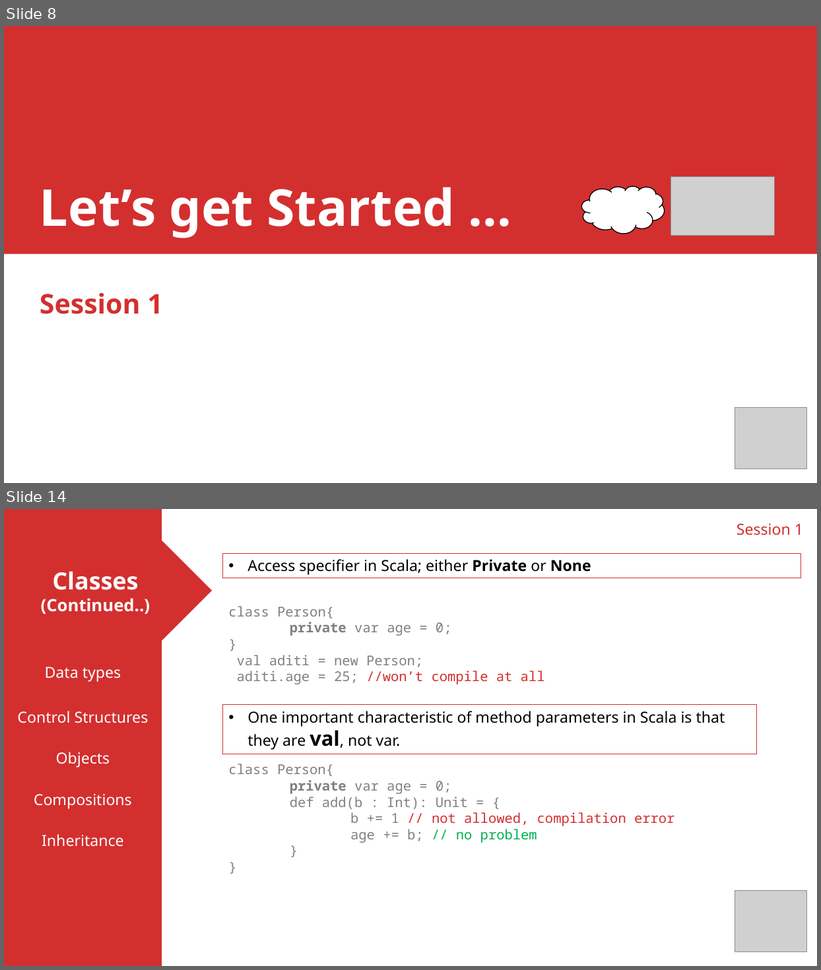
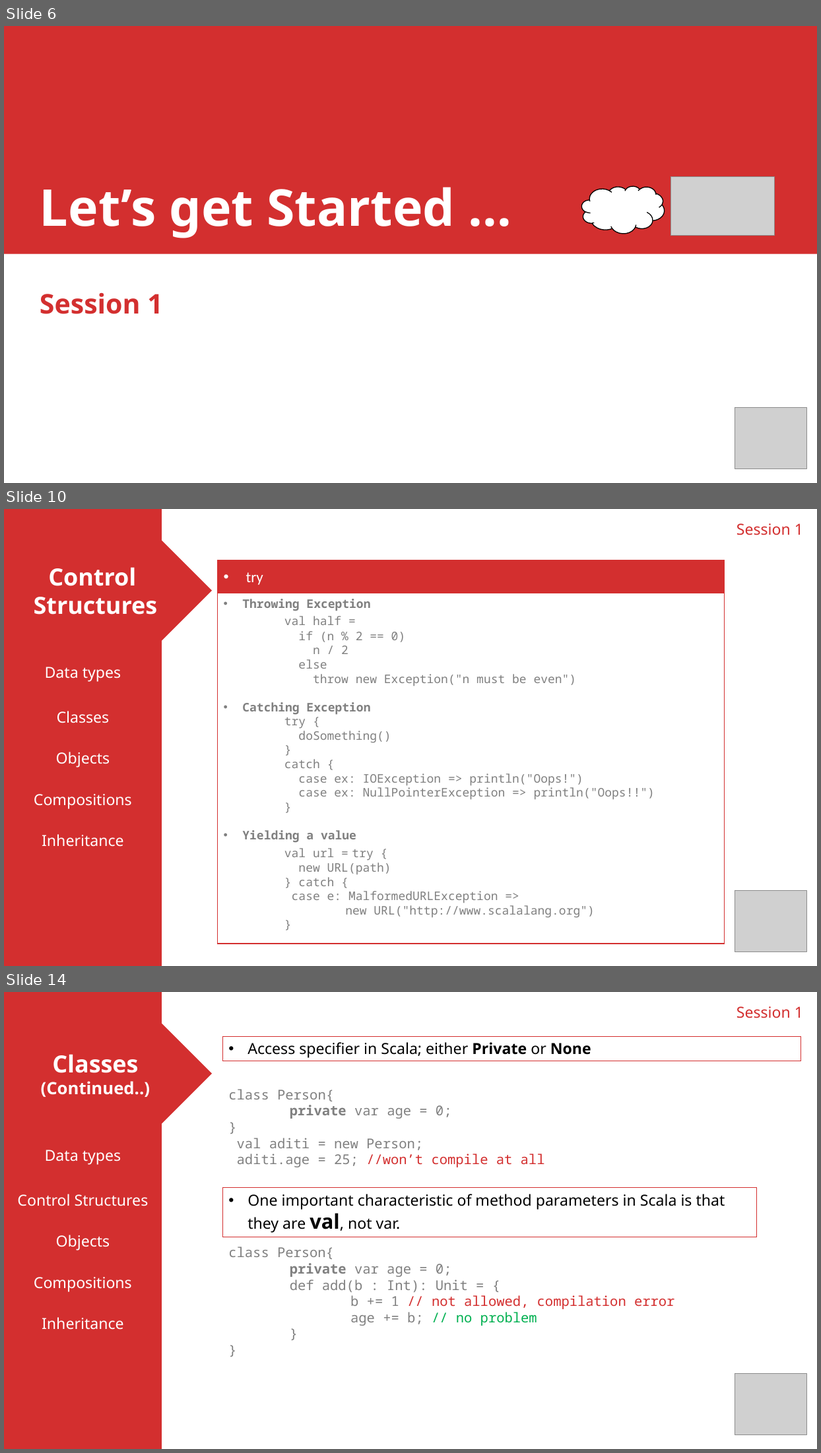
Before and after one commit to ShubhamWanne-zz/Scala-Read-Guide, a slide deck: Presentation1.pptx. Shown one above the other, each under a label of ours: slides 8 and 14 before the commit, slides 6, 10 and 14 after it; the slides between them are not shown. The pictures are 821x970 and 821x1453 pixels, drawn with LibreOffice and Linux fonts; fonts in the diff are those of the drawing; grey boxes stand for pictures. Boxes give left, top, right and bottom in pixels: in the first picture for what was removed or moved away, otherwise in the second. Text is boxed around its words. In the diff, an @@ line names an element or a change of style, - is before the commit and + after.

Commit message:
Presentation updated session 1

```diff
--- a/Presentation1.pptx
+++ b/Presentation1.pptx
@@ slide 10 added at (4, 509, 817, 966), background #FFFFFF @@
@@ rectangle added at (4, 509, 162, 966), fill #D32F2F, outline #D32F2F 1 pt @@
@@ text added at (737, 524, 803, 535), 18 pt, text #D32F2F @@
+Session 1
@@ right arrow added at (4, 541, 211, 640), fill #D32F2F, outline #D32F2F 1 pt, 28 pt, text #FFFFFF, bold @@
+Control
+Structures
@@ rectangle added at (217, 561, 725, 944), fill #FFFFFF, outline #D32F2F 1 pt @@
@@ rectangle added at (217, 560, 725, 593), fill #D32F2F, outline #D32F2F 1 pt, 18 pt, text #FFFFFF @@
+• try
@@ text added at (242, 599, 655, 918), 14 pt, text #808080 @@
+• Throwing Exception
+val half =
+if (n % 2 == 0)
+n / 2
+else
+throw new Exception("n must be even")
+• Catching Exception
+try {
+doSomething()
+}
+catch {
+case ex: IOException => println("Oops!")
+case ex: NullPointerException => println("Oops!!")
+}
+• Yielding a value
+val url = try {
+new URL(path)
+} catch {
+case e: MalformedURLException =>
+    new URL("http://www.scalalang.org")
+    }
@@ text added at (45, 667, 121, 682), 18 pt, text #FFFFFF @@
+Data types
@@ text added at (57, 711, 110, 723), 18 pt, text #FFFFFF @@
+Classes
@@ text added at (56, 752, 110, 768), 18 pt, text #FFFFFF @@
+Objects
@@ text added at (34, 794, 132, 809), 18 pt, text #FFFFFF @@
+Compositions
@@ text added at (42, 834, 124, 847), 18 pt, text #FFFFFF @@
+Inheritance
@@ picture added at (735, 891, 807, 952) @@
@@ what was slide 8 is now slide 6 @@
```
Also in this commit, not shown: 8 slides changed, 1 other slide added, 2 slides removed.
